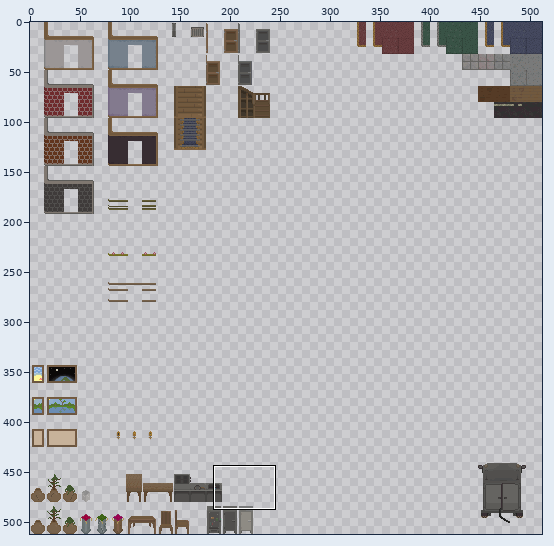
File history of a sprite sheet, atlas/environment.png. The picture above shows the old version from afar; the outline marks the close-up.
Close-up. Before the commit:
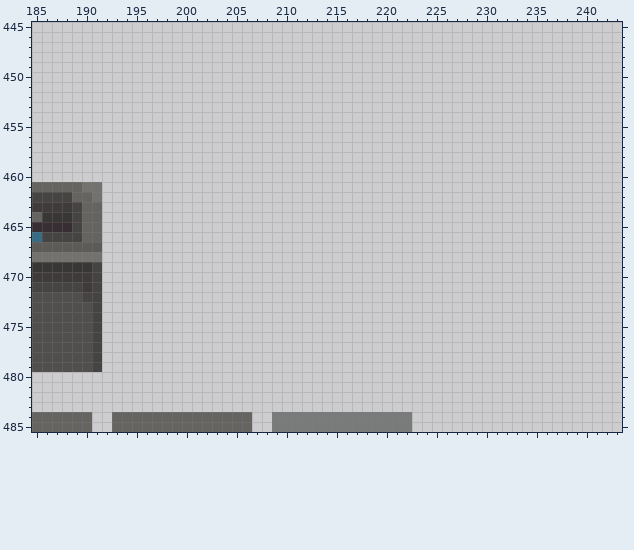
The file is 512x512 pixels. Colours within 5 levels of each other are drawn and written as one. Shown: x 185..243, y 445..485.
After:
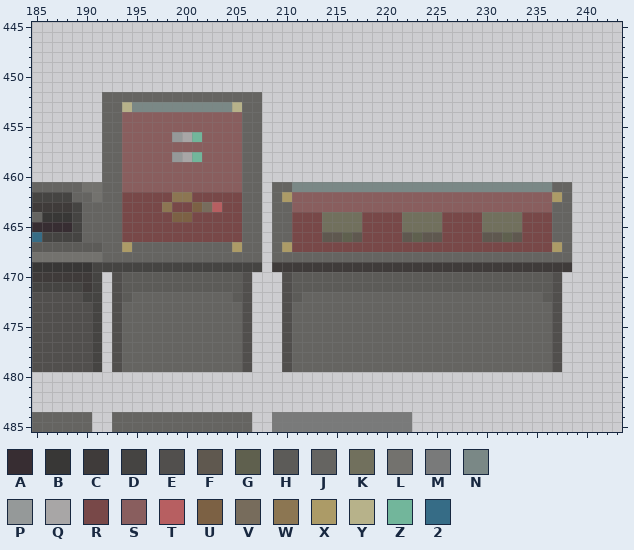
Palette (. is transparent): A #372d32  B #383736  C #3f3b3a  D #454442  E #514f4d  F #5f584f  G #5f604e  H #5c5b58  J #656461  K #71705d  L #73726e  M #797a7a  N #7a8886  P #959999  Q #a8a6a6  R #784848  S #895e5e  T #b75f61  U #7c6144  V #776c5c  W #8c7652  X #ac9b67  Y #b7b28a  Z #72b69b  2 #366c86
The edit:
@@ x 185..243 @@
 451 ...........................................................
-452 ...........................................................
-453 ...........................................................
-454 ...........................................................
-455 ...........................................................
-456 ...........................................................
-457 ...........................................................
-458 ...........................................................
-459 ...........................................................
-460 ...........................................................
-461 JJJJJLL....................................................
-462 DDDDJJL....................................................
-463 CCCCDJJ....................................................
-464 JBBBDJJ....................................................
-465 AAAADJJ....................................................
-466 2DDDDJJ....................................................
-467 HHHHHHH....................................................
-468 LLLLLLL....................................................
-469 BBBBBBD....................................................
-470 CCCCCCD....................................................
-471 DDDDDCD....................................................
-472 EEEEEDD....................................................
-473 EEEEEED....................................................
-474 EEEEEED....................................................
-475 EEEEEED....................................................
-476 EEEEEED....................................................
-477 EEEEEED....................................................
-478 EEEEEED....................................................
-479 EEEEEED....................................................
+452 .......JJJJJJJJJJJJJJJJ....................................
+453 .......JJYNNNNNNNNNNYJJ....................................
+454 .......JJSSSSSSSSSSSSJJ....................................
+455 .......JJSSSSSSSSSSSSJJ....................................
+456 .......JJSSSSSPQZSSSSJJ....................................
+457 .......JJSSSSSSSSSSSSJJ....................................
+458 .......JJSSSSSPQZSSSSJJ....................................
+459 .......JJSSSSSSSSSSSSJJ....................................
+460 .......JJSSSSSSSSSSSSJJ....................................
+461 JJJJJLLJJSSSSSSSSSSSSJJ.JJNNNNNNNNNNNNNNNNNNNNNNNNNNJJ.....
+462 DDDDJJLJJRRRRRWWRRRRRJJ.JXSSSSSSSSSSSSSSSSSSSSSSSSSSXJ.....
+463 CCCCDJJJJRRRRWRRUVTRRJJ.JJSSSSSSSSSSSSSSSSSSSSSSSSSSJJ.....
+464 JBBBDJJJJRRRRRUURRRRRJJ.JJRRRKKKKRRRRKKKKRRRRKKKKRRRJJ.....
+465 AAAADJJJJRRRRRRRRRRRRJJ.JJRRRKKKKRRRRKKKKRRRRKKKKRRRJJ.....
+466 2DDDDJJJJRRRRRRRRRRRRJJ.JJRRRFFGFRRRRFGFFRRRRFFGFRRRJJ.....
+467 HHHHHHHJJXJJJJJJJJJJXJJ.JXRRRRRRRRRRRRRRRRRRRRRRRRRRXJ.....
+468 LLLLLLLJJJJJJJJJJJJJJJJ.JJJJJJJJJJJJJJJJJJJJJJJJJJJJJJ.....
+469 BBBBBBDDDDDDDDDDDDDDDDD.CCCCCCCCCCCCCCCCCCCCCCCCCCCCCC.....
+470 CCCCCCD.EHHHHHHHHHHHHE...EHHHHHHHHHHHHHHHHHHHHHHHHHHE......
+471 DDDDDCD.EHHHHHHHHHHHHE...EHHHHHHHHHHHHHHHHHHHHHHHHHHE......
+472 EEEEEDD.EHJJJJJJJJJJHE...EHJJJJJJJJJJJJJJJJJJJJJJJJHE......
+473 EEEEEED.EJJJJJJJJJJJJE...EJJJJJJJJJJJJJJJJJJJJJJJJJJE......
+474 EEEEEED.EJJJJJJJJJJJJE...EJJJJJJJJJJJJJJJJJJJJJJJJJJE......
+475 EEEEEED.EJJJJJJJJJJJJE...EJJJJJJJJJJJJJJJJJJJJJJJJJJE......
+476 EEEEEED.EJJJJJJJJJJJJE...EJJJJJJJJJJJJJJJJJJJJJJJJJJE......
+477 EEEEEED.EJJJJJJJJJJJJE...EJJJJJJJJJJJJJJJJJJJJJJJJJJE......
+478 EEEEEED.EJJJJJJJJJJJJE...EJJJJJJJJJJJJJJJJJJJJJJJJJJE......
+479 EEEEEED.EJJJJJJJJJJJJE...EJJJJJJJJJJJJJJJJJJJJJJJJJJE......
 480 ...........................................................
Pixel boxes of the changes (left, top, right, bottom) in both close-ups:
added: (102, 92, 572, 372)
